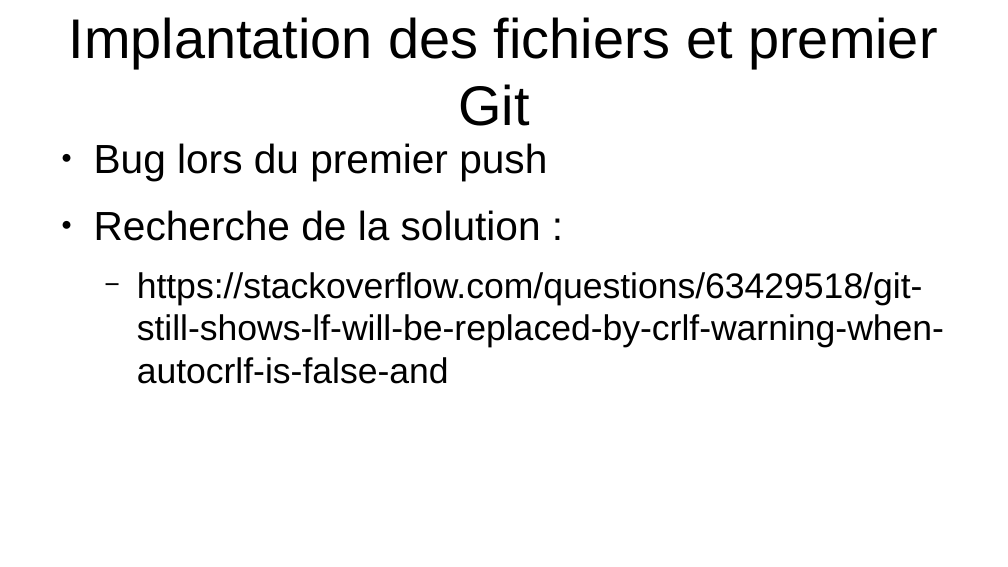
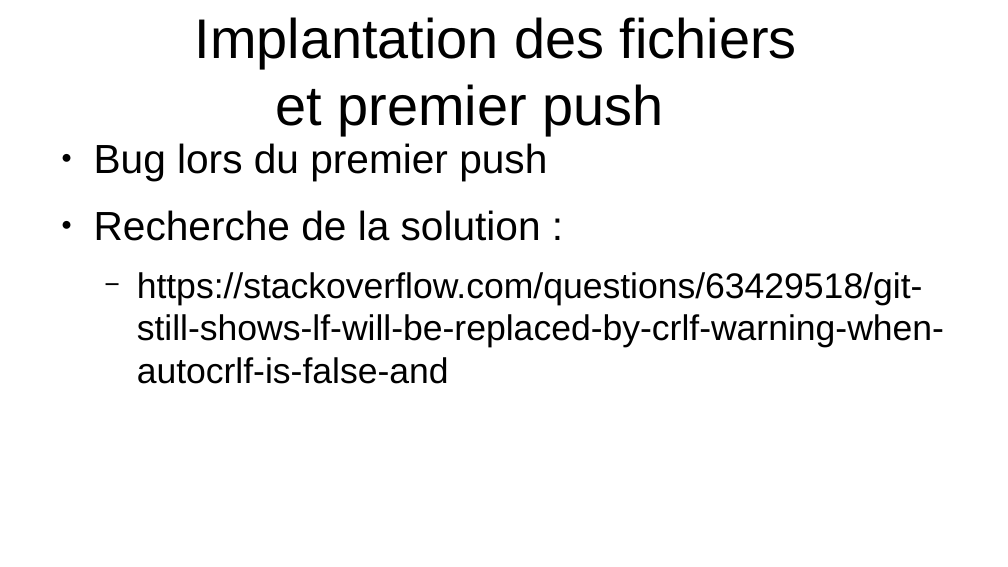
Before and after one commit to JF-Cotza/JosephCotza_2_20052021, a slide deck: slide 3 of Présentation.odp. Drawn at 1008x567 pixels with LibreOffice and Linux fonts; fonts in the diff are those of the drawing. Boxes give left, top, right and bottom in pixels: in the first picture for what was removed or moved away, otherwise in the second. Text is boxed around its words. In the diff, an @@ line names an element or a change of style, - is before the commit and + after.

```diff
--- a/Présentation.odp
+++ b/Présentation.odp
@@ title at <box>195,17,797,135</box>: text changed @@
-Implantation des fichiers et premier Git
+Implantation des fichiers
+et premier push
```
Also in this commit, not shown: 1 slide added, 5 other files.
